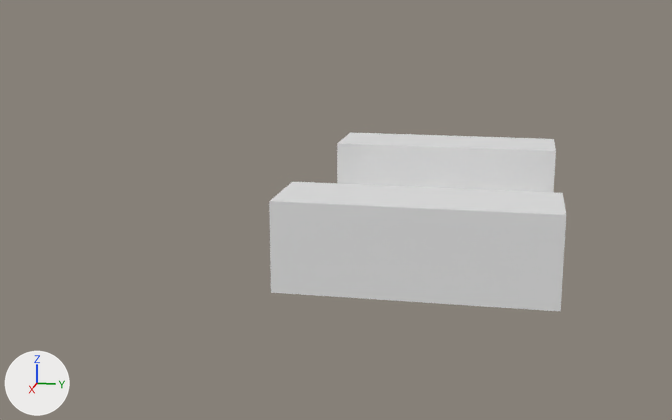
The glTF model src/objects/level1.glb: old version first, new version second.
One viewpoint serves both versions: a 50 mm lens placed at (65.5, 5.7, 12.3), pointed at (13.2, -4.7, -0.8). Every picture has the same lights, and +X, +Y and +Z are marked at lower left. Where no turn or scale is listed for an object, it has been applied to the vertices.
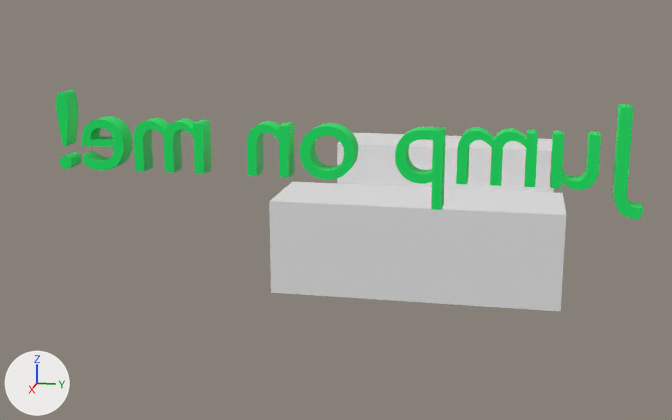
Commit message: added text to levels

Changed parts and their boxes [x1, y1, x2, y2] in the pictures (672 x 420 px):
'Text_X', added (green)
    after: [56, 90, 643, 219]

Diff of the bpy script that builds the scene:
```diff
--- a/src/objects/level1.glb.py
+++ b/src/objects/level1.glb.py
@@ mat_material @@
+mat_material = principled_material('Material')
+mat_material.base_color = (0.0, 0.8, 0.126)  # green #00e763
@@ me_text @@
+me_text.from_pydata(...)  # 1526 vertices, 3024 faces; spans x -0.4..0.4, y -7.2..13.4, z 13.2..16.9
+me_text.materials.append(mat_material)  # green #00e763
@@ ob_text_x @@
+ob_text_x = bpy.data.objects.new('Text_X', me_text)
+ob_text_x.location = (34.1, -3.62, -8.47)
```
